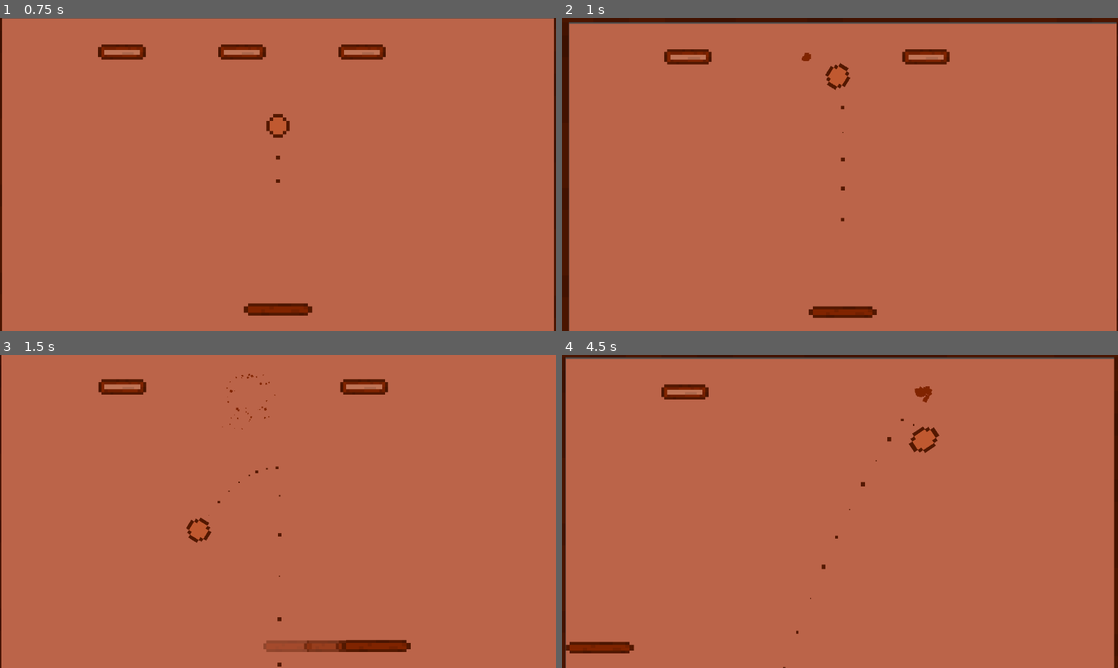
Above: before the commit, frames 1-4 (two rows, left to right).
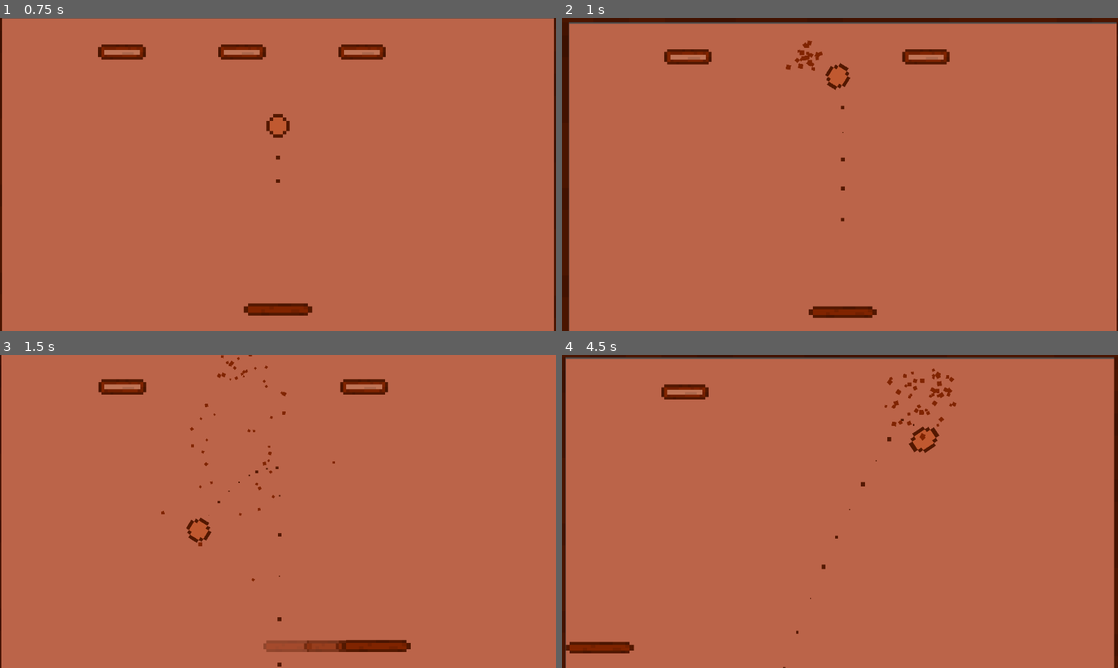
Above: after the commit, the same moments.

Repository: Let-s-Godot-Now/Breakout
Game: Godot game, scene res://tscn/main_menu.tscn
The game is run twice, just before and just after one commit, with the same random seed, the same clock (stepped at 60 frames per second) and the same inputs.
Inputs:
- Up to frame 1 (0.75 s): click "START" at 0.5 s
- Up to frame 2 (1 s): no input
- Up to frame 3 (1.5 s): hold Right (move_right) from 1.28 s (still down); hold Shift (faster_shift) from 1.28 s (still down)
- Up to frame 4 (4.5 s): release Shift (faster_shift) at 2.03 s; tap Shift (faster_shift) at 2.1, 3.6 s; release Right (move_right) at 2.78 s; hold Shift (faster_shift) 2.78-3.53 s; hold Left (move_left) from 2.78 s (still down); hold Shift (faster_shift) from 4.28 s (still down)

Frame 1 is identical in both runs. In frame 2, 0.2% of the frame differs, in the area x 40-47%, y 7-17%; in frame 3, 0.3%; in frame 4, 0.5%, in the area x 58-71%, y 4-28%.

Commit message:
修改摩擦反弹，修改砖块粒子

Diff:
--- a/scripts/ball.gd
+++ b/scripts/ball.gd
@@ -74,7 +74,7 @@
 				bounce(-PI / 2, 5)
 			else:
 				# 根据板子的速度反弹
-				bounce(-PI / 2 + paddle.rem_speed_velocity / 8, 9)
+				bounce(-PI / 2 + paddle.rem_speed_velocity / 10, 9)
 		"Up":
 			# 以 PI/2 的角度反弹
 			bounce(-PI / 2, 3)
--- a/scripts/bricks_gen.gd
+++ b/scripts/bricks_gen.gd
@@ -1,40 +1,53 @@
 extends Node2D
 
+# 导出变量，砖块的重量
 @export var brick_weight := 100.0
+# 导出变量，每行生成的砖块数
 @export var brick_horiz_gen_num := 8  ## 每行生成个数
+# 导出变量，纵向砖块之间的间隔
 @export var brick_vert_interval := 60.0  ## 纵向砖块的间隔
+# 导出变量，纵向砖块行的起始坐标（y轴）
 @export var brick_vert_start_point := 70.0  ## 纵向砖块行生成的起始坐标（y轴）
+# 导出变量，生成多少行（纵向）的砖块
 @export var brick_vert_gen_num := 3  ## 生成多少行（纵向）
 
-
+# 当节点准备就绪时调用
 func _ready():
+	# 调用生成砖块的函数
 	gen_bricks()
 
-
+# 生成砖块的函数
 func gen_bricks() -> void:
+	# 获取视口的尺寸
 	var screen_size := get_viewport_rect().size
+	# 计算每行和每列需要生成的砖块数，加1是因为索引从1开始
 	var horiz_num = brick_horiz_gen_num + 1
 	var vert_num = brick_vert_gen_num + 1
 
+	# 计算总共需要生成的砖块数
 	var total_bricks = brick_horiz_gen_num * brick_vert_gen_num
 	GlobalValue.total_bricks = total_bricks
 	print(GlobalValue.total_bricks)
 
-	# 计算横向砖块应有的间隔
+	# 计算每个砖块之间的间隔，以使它们在屏幕中均匀分布
 	var brick_interval: float = (screen_size.x - brick_weight * horiz_num) / (horiz_num + 1)
 	if brick_interval < 0:
 		brick_interval = 0
 
-	# 生成砖块，非常多砖块，爱来自砖块。
-	# 仅仅是纵向套循环一个水平循环来生成
+	# 生成砖块
 	var now_position_x: float = 0
 	for _brick_vert_num in range(1, vert_num):
 		for _horiz_num in range(1, horiz_num):
+			# 从预加载的砖块场景创建实例
 			var brick: Node2D = load("res://tscn/brick.tscn").instantiate()
+			# 更新当前砖块的 x 坐标
 			now_position_x += brick_weight + brick_interval
 
+			# 设置砖块的位置，根据当前的纵向行和水平列来计算
 			brick.position = Vector2(
 				now_position_x, brick_vert_start_point + (_brick_vert_num - 1) * brick_vert_interval
 			)
+			# 将砖块添加到当前节点作为子节点
 			add_child(brick)
+		# 重置 x 坐标，以便下一行的砖块生成
 		now_position_x = 0
--- a/tscn/boom_particles.tscn
+++ b/tscn/boom_particles.tscn
@@ -9,17 +9,24 @@
 [node name="Particles" type="CPUParticles2D" parent="."]
 emitting = false
 amount = 50
+lifetime = 10.0
 one_shot = true
-explosiveness = 0.8
-randomness = 0.33
+speed_scale = 5.0
+explosiveness = 0.95
+randomness = 0.5
 lifetime_randomness = 0.48
+emission_shape = 4
+emission_points = PackedVector2Array()
+emission_colors = PackedColorArray()
 spread = 180.0
-gravity = Vector2(0, 250)
+gravity = Vector2(10, 100)
 initial_velocity_min = 100.0
-initial_velocity_max = 130.0
+initial_velocity_max = 200.0
 angular_velocity_min = -720.0
 angular_velocity_max = 146.94
-orbit_velocity_max = 1.0
+linear_accel_min = -10.0
+damping_min = 100.0
+damping_max = 200.0
 scale_amount_min = 5.0
 scale_amount_max = 10.0
 scale_amount_curve = SubResource("Curve_dgak8")
